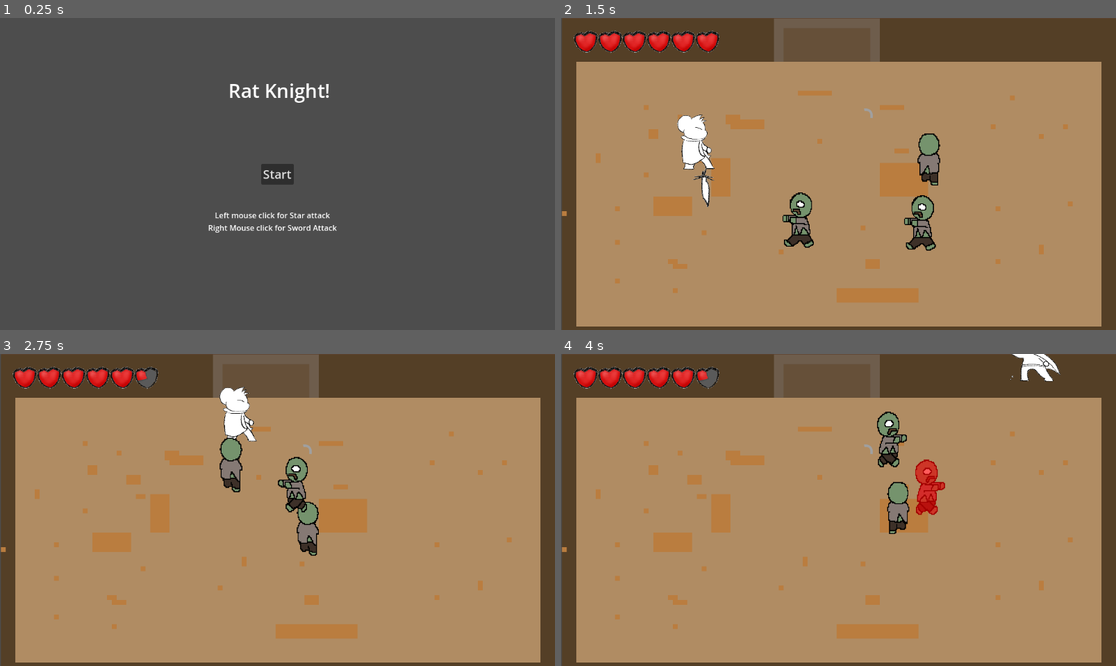
Above: before the commit, frames 1-4 (two rows, left to right).
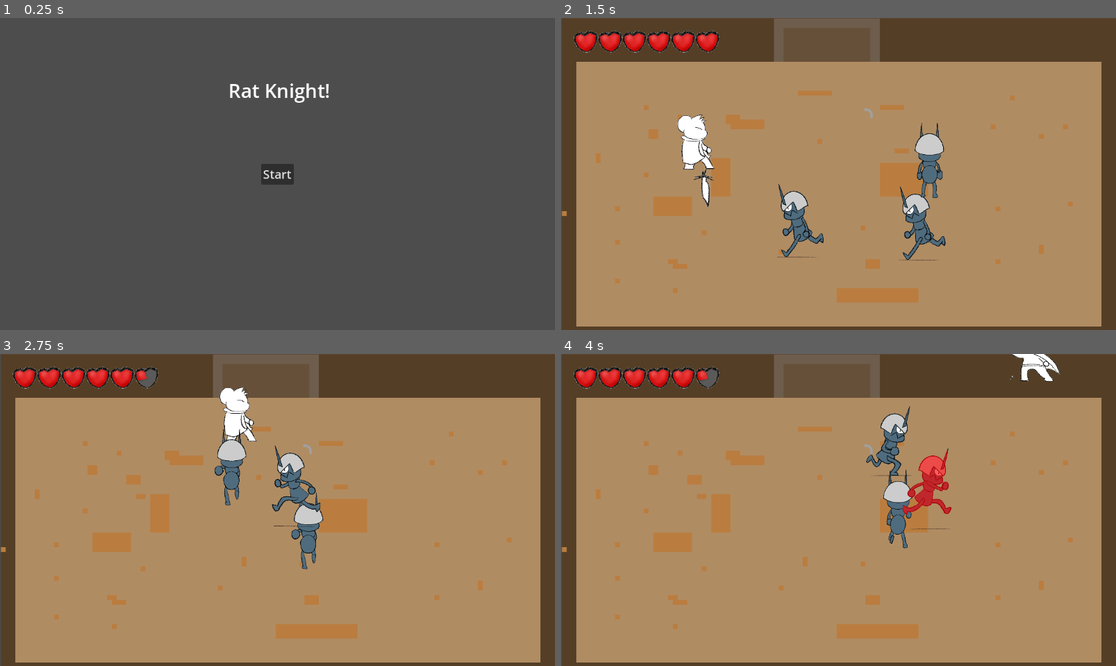
Above: after the commit, the same moments.

Repository: bcorrigall/ratknight
Game: Godot game, scene res://main_menu.tscn
Same seed, same stepped clock (60 frames per second), same inputs: the game is played once before the commit and once after it. The engine's default icon, where the game draws it, is replaced by a stand-in: a white triangle on a blue panel in a dark square.
Inputs (mouse positions are in pixels of both pictures, inside the frame that each line leads up to):
- Up to frame 1 (0.25 s): no input
- Up to frame 2 (1.5 s): click "Start" at 0.5 s; move the mouse to (960, 158) at 1.27 s; hold Right (move_right) from 1.28 s (still down); hold J (attack_light) from 1.28 s (still down)
- Up to frame 3 (2.75 s): move the mouse to (166, 525) at 2.02 s; release Right (move_right) at 2.03 s; release J (attack_light) at 2.03 s; hold S (move_down) from 2.03 s (still down); tap K (attack_spin) at 2.1 s
- Up to frame 4 (4 s): move the mouse to (894, 441) at 2.77 s; release S (move_down) at 2.78 s; hold Right (move_right) 2.78-3.53 s; hold Shift (dash) 2.78-3.53 s; move the mouse to (810, 572) at 3.52 s; hold Up (move_up) from 3.53 s (still down); click (810, 572) at 3.6 s

The runs differ from the first frame. In frame 1, 0.4% of the frame differs, in the area x 37-61%, y 62-69%; in frame 2, 2.6%, in the area x 39-70%, y 33-78%; in frame 3, 2.4%; in frame 4, 2.4%.

Commit message:
update enemy animation

Diff:
--- a/enemy.gd
+++ b/enemy.gd
@@ -74,7 +74,7 @@
 func death():
 	#animation stuff
 	randomize()
-	var type = randi()%3
+	var type = 1
 	if(type == 1):
 		var mob = Item.instantiate()
 		print(mob)
--- a/enemy.tscn
+++ b/enemy.tscn
@@ -1,51 +1,132 @@
-[gd_scene load_steps=15 format=3 uid="uid://bd1rvmtjug7o8"]
+[gd_scene load_steps=34 format=3 uid="uid://bd1rvmtjug7o8"]
 
 [ext_resource type="Script" path="res://enemy.gd" id="1_4tbc6"]
-[ext_resource type="Texture2D" uid="uid://d3aewvc48naq" path="res://assets/test/zombie/back/back1.png" id="2_80xee"]
-[ext_resource type="Texture2D" uid="uid://ccjoj1at5nrq3" path="res://assets/test/zombie/back/back2.png" id="3_0n8e7"]
-[ext_resource type="Texture2D" uid="uid://clam86g4835yb" path="res://assets/test/zombie/front/front1.png" id="4_tped0"]
-[ext_resource type="Texture2D" uid="uid://2eqke8n28jk6" path="res://assets/test/zombie/front/front3.png" id="5_v5rhu"]
-[ext_resource type="Texture2D" uid="uid://c4767f3q7b7uu" path="res://assets/test/zombie/front/front2.png" id="6_7y86m"]
-[ext_resource type="Texture2D" uid="uid://vbg3tlg0ejja" path="res://assets/test/zombie/side/side1.png" id="7_yhfok"]
-[ext_resource type="Texture2D" uid="uid://dx7mc42b7fa0y" path="res://assets/test/zombie/side/side2.png" id="8_3uw0j"]
+[ext_resource type="Texture2D" uid="uid://dkfdd3tt8waj8" path="res://assets/AntFighter/move_back/1.png" id="2_ofupk"]
+[ext_resource type="Texture2D" uid="uid://bav7obm1vqro1" path="res://assets/AntFighter/attack(side)/0.png" id="2_wahms"]
+[ext_resource type="Texture2D" uid="uid://bmfmsajsosvwm" path="res://assets/AntFighter/move_back/2.png" id="3_k6phc"]
+[ext_resource type="Texture2D" uid="uid://ble3qj1o32he3" path="res://assets/AntFighter/attack(side)/1.png" id="3_wv3hx"]
+[ext_resource type="Texture2D" uid="uid://cxya4jg7dokhv" path="res://assets/AntFighter/attack(side)/2.png" id="4_7jpfb"]
+[ext_resource type="Texture2D" uid="uid://cygh6ctwaxv7m" path="res://assets/AntFighter/move_back/3.png" id="4_v1v8h"]
+[ext_resource type="Texture2D" uid="uid://cn07tqf6rp6wr" path="res://assets/AntFighter/attack(side)/3.png" id="5_hkpbm"]
+[ext_resource type="Texture2D" uid="uid://b8ego8w7k4paq" path="res://assets/AntFighter/move_back/4.png" id="5_lsb4f"]
+[ext_resource type="Texture2D" uid="uid://fcvt7v82kunv" path="res://assets/AntFighter/attack(side)/4.png" id="6_em0ma"]
+[ext_resource type="Texture2D" uid="uid://b3tuuilmy52tf" path="res://assets/AntFighter/move_back/5.png" id="6_pgygh"]
+[ext_resource type="Texture2D" uid="uid://du7y1dxi558vs" path="res://assets/AntFighter/move_back/6.png" id="7_8v0qb"]
+[ext_resource type="Texture2D" uid="uid://ckmyev57d1rv1" path="res://assets/AntFighter/attack(side)/5.png" id="7_uq4ih"]
+[ext_resource type="Texture2D" uid="uid://coesqkf2jvm6y" path="res://assets/AntFighter/move_front/1.png" id="8_cmg0k"]
+[ext_resource type="Texture2D" uid="uid://bo1wwa1knul5v" path="res://assets/AntFighter/move_front/2.png" id="9_40yem"]
+[ext_resource type="Texture2D" uid="uid://cxl1q5jcc0uql" path="res://assets/AntFighter/move_front/3.png" id="10_xfffw"]
+[ext_resource type="Texture2D" uid="uid://c1gyyhfr7vncb" path="res://assets/AntFighter/move_front/4.png" id="11_0fi1m"]
+[ext_resource type="Texture2D" uid="uid://bmqgm4tp3qxac" path="res://assets/AntFighter/move_front/5.png" id="12_whqca"]
+[ext_resource type="Texture2D" uid="uid://dooksvqxo2m5l" path="res://assets/AntFighter/move_front/6.png" id="13_7qowh"]
+[ext_resource type="Texture2D" uid="uid://cydarsxxbjynk" path="res://assets/AntFighter/move_side/1.png" id="14_add1d"]
+[ext_resource type="Texture2D" uid="uid://cbskojt1hctpd" path="res://assets/AntFighter/move_side/2.png" id="15_fw7fw"]
+[ext_resource type="Texture2D" uid="uid://dt3wh4hdl0p5" path="res://assets/AntFighter/move_side/3.png" id="16_bngjy"]
+[ext_resource type="Texture2D" uid="uid://bl7aj24s1eado" path="res://assets/AntFighter/move_side/4.png" id="17_trxvw"]
+[ext_resource type="Texture2D" uid="uid://3s5vpt2dx1j1" path="res://assets/AntFighter/move_side/5.png" id="18_kx8qk"]
+[ext_resource type="Texture2D" uid="uid://bqkncpgyr8r7w" path="res://assets/AntFighter/move_side/6.png" id="19_yxk6s"]
+[ext_resource type="Texture2D" uid="uid://qpkuhp4tpff4" path="res://assets/AntFighter/move_side/7.png" id="20_3j4ue"]
+[ext_resource type="Texture2D" uid="uid://bp814m8s2jgkw" path="res://assets/AntFighter/move_side/8.png" id="21_mvk65"]
 
 [sub_resource type="SpriteFrames" id="SpriteFrames_1gqbj"]
 animations = [{
 "frames": [{
 "duration": 1.0,
-"texture": ExtResource("2_80xee")
-}, {
-"duration": 1.0,
-"texture": ExtResource("3_0n8e7")
+"texture": ExtResource("2_wahms")
+}, {
+"duration": 1.0,
+"texture": ExtResource("3_wv3hx")
+}, {
+"duration": 1.0,
+"texture": ExtResource("4_7jpfb")
+}, {
+"duration": 1.0,
+"texture": ExtResource("5_hkpbm")
+}, {
+"duration": 1.0,
+"texture": ExtResource("6_em0ma")
+}, {
+"duration": 1.0,
+"texture": ExtResource("7_uq4ih")
+}],
+"loop": true,
+"name": &"attack",
+"speed": 10.0
+}, {
+"frames": [{
+"duration": 1.0,
+"texture": ExtResource("2_ofupk")
+}, {
+"duration": 1.0,
+"texture": ExtResource("3_k6phc")
+}, {
+"duration": 1.0,
+"texture": ExtResource("4_v1v8h")
+}, {
+"duration": 1.0,
+"texture": ExtResource("5_lsb4f")
+}, {
+"duration": 1.0,
+"texture": ExtResource("6_pgygh")
+}, {
+"duration": 1.0,
+"texture": ExtResource("7_8v0qb")
 }],
 "loop": true,
 "name": &"back",
-"speed": 5.0
-}, {
-"frames": [{
-"duration": 1.0,
-"texture": ExtResource("4_tped0")
-}, {
-"duration": 1.0,
-"texture": ExtResource("5_v5rhu")
-}, {
-"duration": 1.0,
-"texture": ExtResource("6_7y86m")
+"speed": 10.0
+}, {
+"frames": [{
+"duration": 1.0,
+"texture": ExtResource("8_cmg0k")
+}, {
+"duration": 1.0,
+"texture": ExtResource("9_40yem")
+}, {
+"duration": 1.0,
+"texture": ExtResource("10_xfffw")
+}, {
+"duration": 1.0,
+"texture": ExtResource("11_0fi1m")
+}, {
+"duration": 1.0,
+"texture": ExtResource("12_whqca")
+}, {
+"duration": 1.0,
+"texture": ExtResource("13_7qowh")
 }],
 "loop": true,
 "name": &"front",
-"speed": 5.0
-}, {
-"frames": [{
-"duration": 1.0,
-"texture": ExtResource("7_yhfok")
-}, {
-"duration": 1.0,
-"texture": ExtResource("8_3uw0j")
+"speed": 10.0
+}, {
+"frames": [{
+"duration": 1.0,
+"texture": ExtResource("14_add1d")
+}, {
+"duration": 1.0,
+"texture": ExtResource("15_fw7fw")
+}, {
+"duration": 1.0,
+"texture": ExtResource("16_bngjy")
+}, {
+"duration": 1.0,
+"texture": ExtResource("17_trxvw")
+}, {
+"duration": 1.0,
+"texture": ExtResource("18_kx8qk")
+}, {
+"duration": 1.0,
+"texture": ExtResource("19_yxk6s")
+}, {
+"duration": 1.0,
+"texture": ExtResource("20_3j4ue")
+}, {
+"duration": 1.0,
+"texture": ExtResource("21_mvk65")
 }],
 "loop": true,
 "name": &"side",
-"speed": 5.0
+"speed": 10.0
 }]
 
 [sub_resource type="CapsuleShape2D" id="CapsuleShape2D_0oxnu"]
@@ -99,9 +180,11 @@
 
 [node name="AnimatedSprite2D" type="AnimatedSprite2D" parent="."]
 clip_children = 2
-scale = Vector2(0.138125, 0.151875)
+scale = Vector2(0.17, 0.187)
 sprite_frames = SubResource("SpriteFrames_1gqbj")
-animation = &"front"
+animation = &"attack"
+frame = 1
+frame_progress = 0.0671456
 
 [node name="ColorRect" type="ColorRect" parent="AnimatedSprite2D"]
 offset_left = -463.348
--- a/item.gd
+++ b/item.gd
@@ -10,7 +10,7 @@
 
 func set_animation(item):
 	if(item <= 2):
-		$ItemSprite.animation = "Pow"
+		$ItemSprite.animation = "Guy"
 	if(item > 2):
 		$ItemSprite.animation = "Heart"
 
@@ -29,6 +29,7 @@
 			print("healed")
 
 		if(type <= 2):
+			var timer = get_node("../theRat/Weapon/Damageboost")
 			the_rat.damage_bonus += 25
 			print("damage boost")
 			$BoostTimer.start(5)
--- a/main_menu.tscn
+++ b/main_menu.tscn
@@ -34,16 +34,5 @@
 
 [node name="MessageTimer" type="Timer" parent="."]
 
-[node name="Label2" type="Label" parent="."]
-offset_left = 432.0
-offset_top = 398.0
-offset_right = 700.0
-offset_bottom = 447.0
-text = "Left mouse click for Star attack
-Right Mouse click for Sword Attack
-"
-horizontal_alignment = 1
-vertical_alignment = 1
-
 [connection signal="pressed" from="StartButton" to="." method="_on_start_button_pressed"]
 [connection signal="timeout" from="MessageTimer" to="." method="_on_message_timer_timeout"]
Binary file added: assets/AntFighter/attack(side)/0.png
Not shown, added: assets/AntFighter/attack(side)/0.png.import
Binary file added: assets/AntFighter/attack(side)/1.png
Not shown, added: assets/AntFighter/attack(side)/1.png.import
Binary file added: assets/AntFighter/attack(side)/2.png
Not shown, added: assets/AntFighter/attack(side)/2.png.import
Binary file added: assets/AntFighter/attack(side)/3.png
Not shown, added: assets/AntFighter/attack(side)/3.png.import
Binary file added: assets/AntFighter/attack(side)/4.png
Not shown, added: assets/AntFighter/attack(side)/4.png.import
Binary file added: assets/AntFighter/attack(side)/5.png
Not shown, added: assets/AntFighter/attack(side)/5.png.import
(and 111 more such lines)
